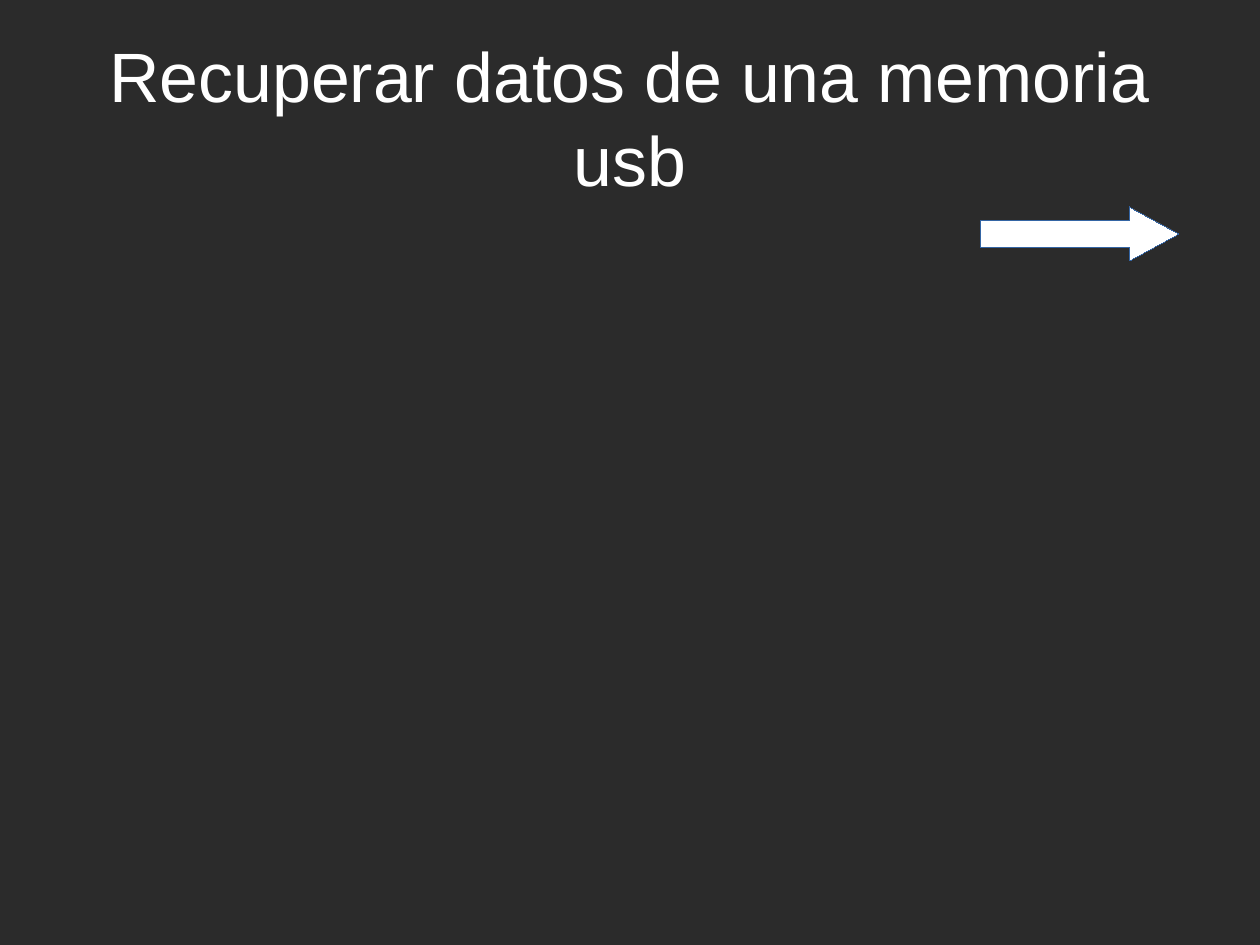
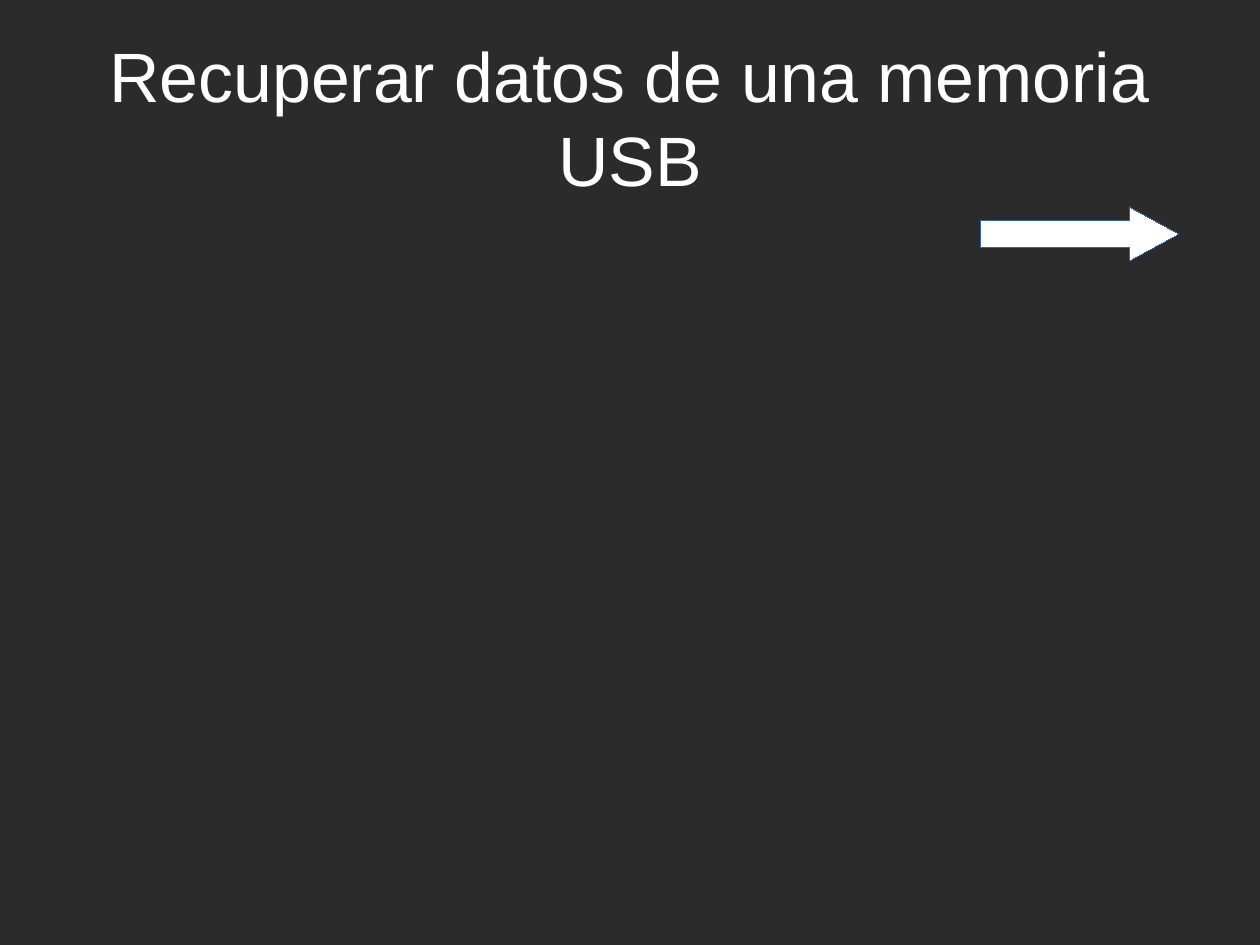
Before and after one commit to Femarpe/fer.exe, a slide deck: slide 1 of se.odp. Drawn at 1260x945 pixels with LibreOffice and Linux fonts; fonts in the diff are those of the drawing; background and template pictures are left out; a plain dark background stands for a picture behind light text. Boxes give left, top, right and bottom in pixels: in the first picture for what was removed or moved away, otherwise in the second. Text is boxed around its words. In the diff, an @@ line names an element or a change of style, - is before the commit and + after.

Commit message:
recuperar datos con un comando de linux

```diff
--- a/se.odp
+++ b/se.odp
@@ title at <box>109,51,1149,187</box>: text changed @@
-Recuperar datos de una memoria usb
+Recuperar datos de una memoria USB
```
Also in this commit, not shown: 2 other files.
